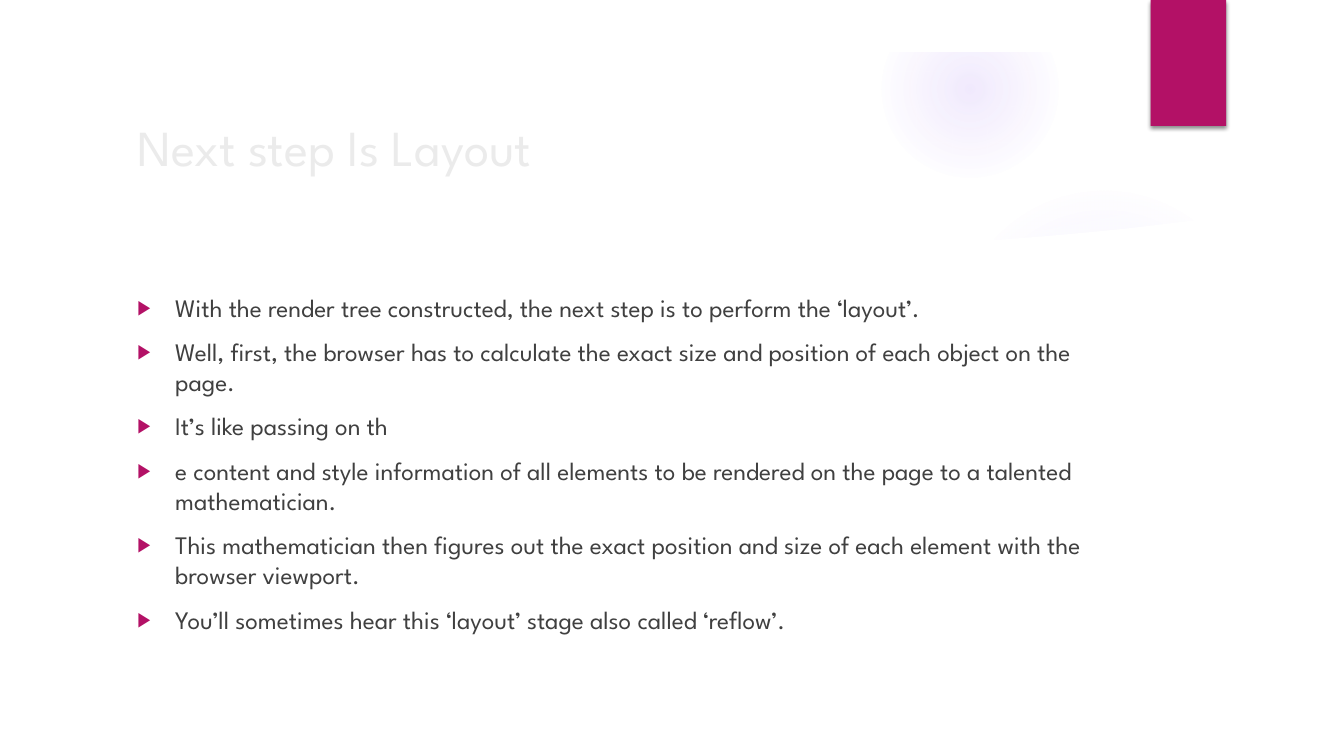
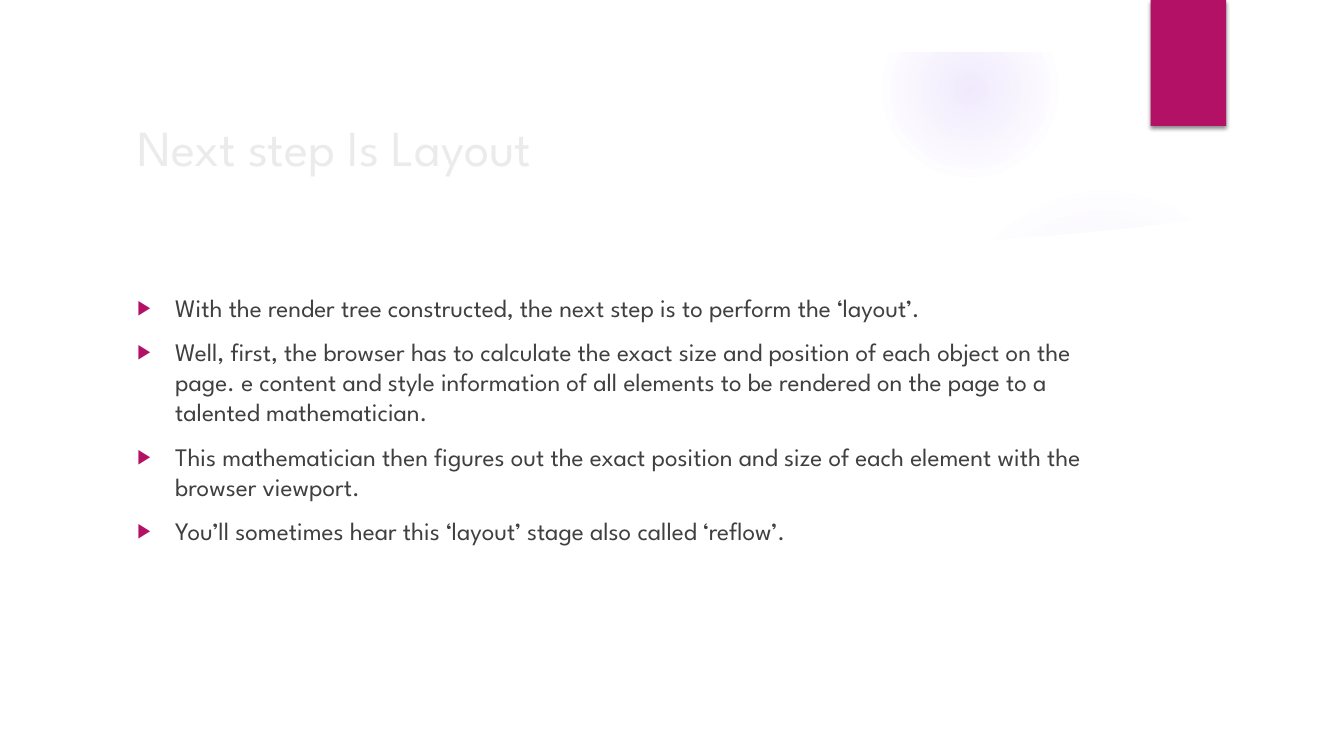
Before and after one commit to iamnmanoj/howbrowserenderingworks, a slide deck: slide 14 of Rendering in browser.pptx. Drawn at 1344x756 pixels with LibreOffice and Linux fonts; fonts in the diff are those of the drawing; background and template pictures are left out. Boxes give left, top, right and bottom in pixels: in the first picture for what was removed or moved away, otherwise in the second. Text is boxed around its words. In the diff, an @@ line names an element or a change of style, - is before the commit and + after.

Commit message:
Added updated file (#3)

```diff
--- a/Rendering in browser.pptx
+++ b/Rendering in browser.pptx
@@ text at (175, 343, 1070, 422): text changed @@
-▶ Well, first, the browser has to calculate the exact size and position of each object on the page.
-▶ It’s like passing on th
-▶ e content and style information of all elements to be rendered on the page to a talented mathematician.
+▶ Well, first, the browser has to calculate the exact size and position of each object on the page. e content and style information of all elements to be rendered on the page to a talented mathematician.
```
Also in this commit, not shown: 2 other slides changed.
